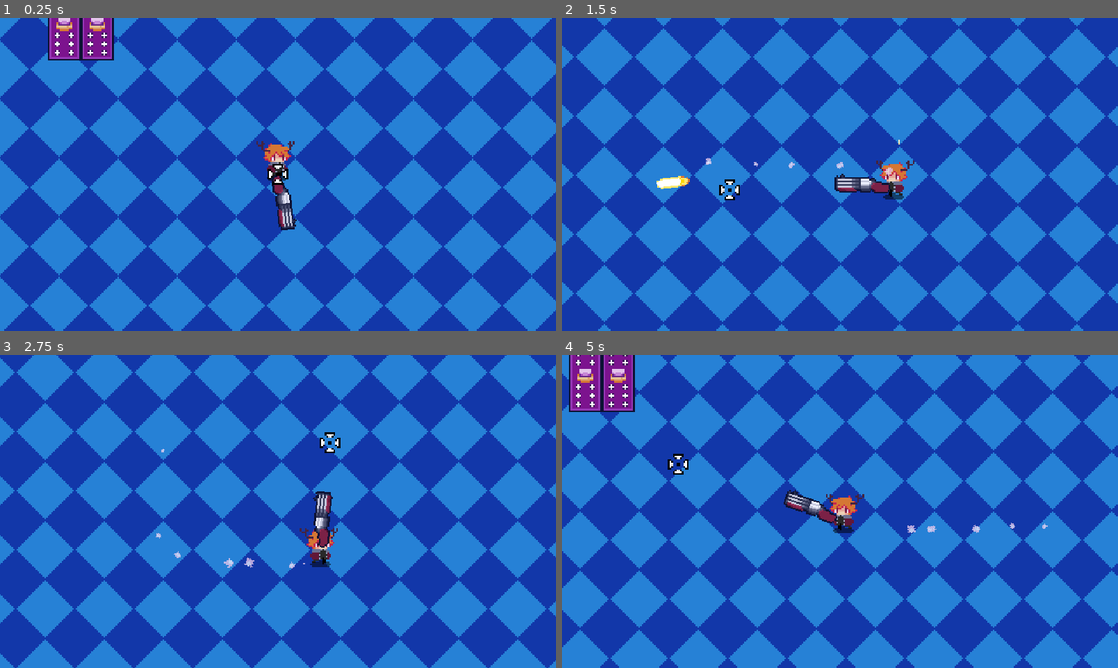
Above: before the commit, frames 1-4 (two rows, left to right).
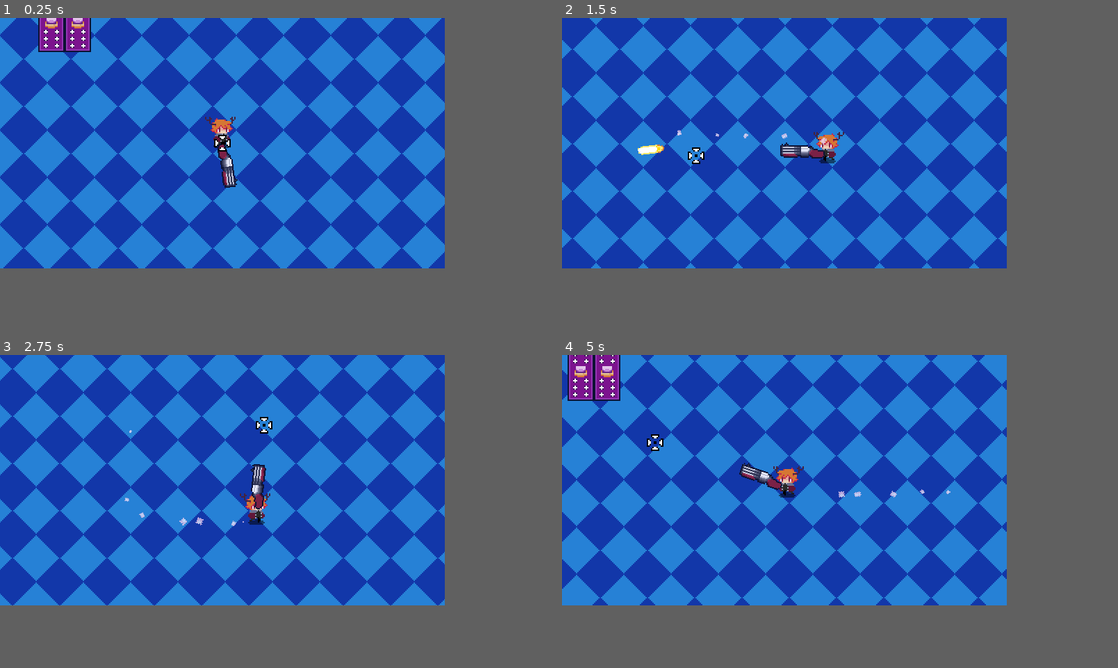
Above: after the commit, the same moments.

Repository: gisotra/protoroguelike
Game: Godot game, scene res://scenes/levels/sandbox.tscn
Two runs of this game, one before a commit and one after it. Both use one fixed random seed, a clock stepped at 60 frames per second and the inputs below.
Inputs (mouse positions are in pixels of both pictures, inside the frame that each line leads up to):
- Up to frame 1 (0.25 s): no input
- Up to frame 2 (1.5 s): move the mouse to (962, 158) at 0.52 s; press the mouse at (962, 158) at 0.53 s; hold D (move_right) 0.53-1.28 s; move the mouse to (728, 190) at 1.27 s; release the mouse at (728, 190) at 1.28 s; hold S (move_down) from 1.28 s (still down); click (728, 190) at 1.35 s
- Up to frame 3 (2.75 s): move the mouse to (333, 442) at 2.02 s; release S (move_down) at 2.03 s; press the mouse at (333, 442) at 2.03 s; hold D (move_right) from 2.03 s (still down)
- Up to frame 4 (5 s): move the mouse to (812, 574) at 2.77 s; release D (move_right) at 2.78 s; release the mouse at (812, 574) at 2.78 s; hold W (move_up) 2.78-3.53 s; click (812, 574) at 2.85 s; move the mouse to (1006, 558) at 3.52 s; press the mouse at (1006, 558) at 3.53 s; hold A (move_left) from 3.53 s (still down); move the mouse to (673, 464) at 4.27 s; release the mouse at (673, 464) at 4.28 s; click (673, 464) at 4.35 s
The window is 800x450 before the commit and 640x360 after it. Grey fills any space a smaller window leaves; there, only what the larger window draws over its background counts as a difference.

The runs differ from the first frame. In frame 1, 51% of the frame differs, in the area x 0-100%, y 0-100%; in frame 2, 48%; in frame 3, 50%; in frame 4, 51%.
Error after the commit: Parse Error: Expected indented block after function declaration. (res://scripts/weapons/bullet_shell.gd:26)

Commit message:
interrupted once again :(

Diff:
--- a/project.godot
+++ b/project.godot
@@ -20,8 +20,8 @@
 window/size/viewport_width=640
 window/size/viewport_height=360
 window/size/resizable=false
-window/size/window_width_override=1920
-window/size/window_height_override=1080
+window/size/window_width_override=640
+window/size/window_height_override=360
 window/stretch/mode="viewport"
 window/stretch/aspect="expand"
 window/stretch/scale_mode="integer"
--- a/scripts/weapons/bullet_shell.gd
+++ b/scripts/weapons/bullet_shell.gd
@@ -6,7 +6,8 @@
 @onready var anim_player: AnimationPlayer = $AnimationPlayer
 @onready var duration: float
 @onready var shell_texture: Texture2D
-@onready var new_point_floor: Vector2
+@onready var new_point_floorY: float
+
 
 func _initialize(tempoDeDuracao: float, sprite: Texture2D):
 	duration = tempoDeDuracao
@@ -14,12 +15,12 @@
 	if duration and shell_texture:
 		print("capsula configurada!")
 
-
-
 func _ready():
 	#anim_player.play("birth")
 	spr_shell.texture = shell_texture
 	death_timer.wait_time = duration
 	death_timer.start()
-	new_point_floor.x = randf_range(get_parent().position.x - 50, get_parent().position.x + 50)
-	new_point_floor.y = randf_range(get_parent().position.y - 50, get_parent().position.y + 50)
+	new_point_floorY = randf_range(get_parent().position.y - 50, get_parent().position.y + 50)
+
+
+func _physics_process(delta: float):
Not shown, added: scenes/player/player.tscn328869716.tmp
